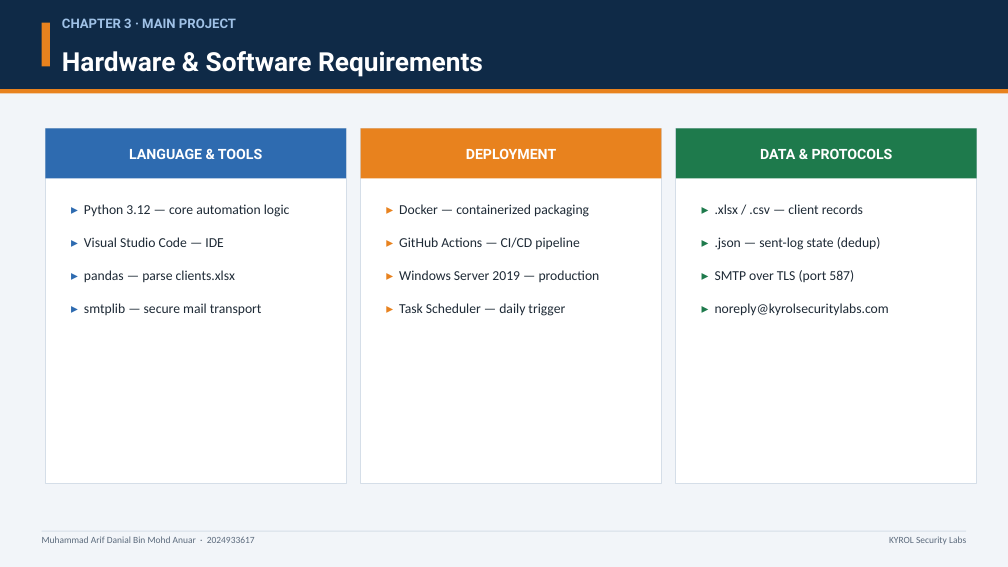
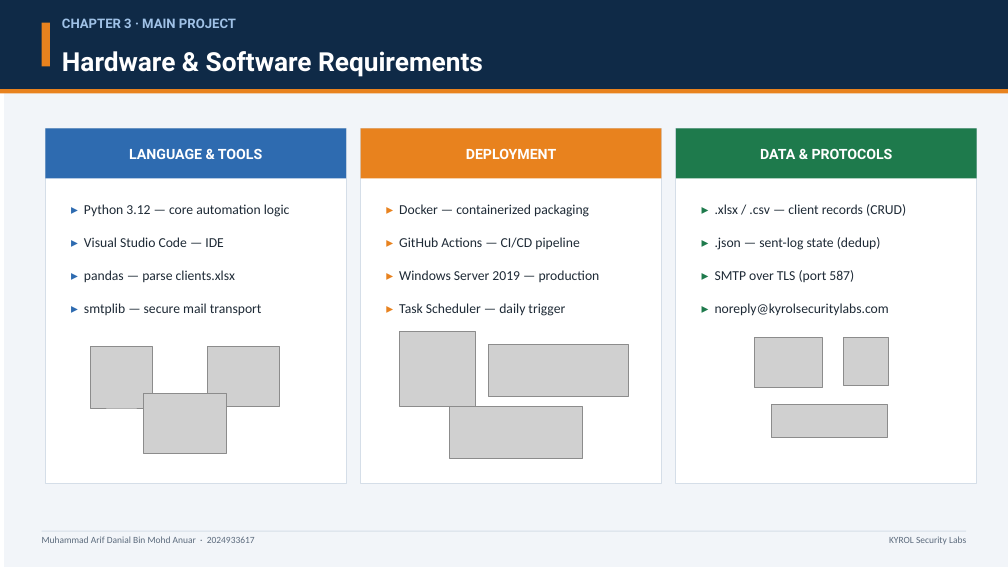
Before and after one commit to arfdnl/email-reminder-system, a slide deck: slide 8 of LI_Presentation_Arif_Danial.pptx. Drawn at 1008x567 pixels with LibreOffice and Linux fonts; fonts in the diff are those of the drawing; grey boxes stand for pictures. Boxes give left, top, right and bottom in pixels: in the first picture for what was removed or moved away, otherwise in the second. Text is boxed around its words. In the diff, an @@ line names an element or a change of style, - is before the commit and + after.

```diff
--- a/LI_Presentation_Arif_Danial.pptx
+++ b/LI_Presentation_Arif_Danial.pptx
@@ rectangle: place and size @@
-rectangle at bbox=[0, 0, 1008, 567]
+rectangle at bbox=[4, 0, 1008, 567]
@@ text at bbox=[715, 204, 906, 216]: text changed @@
-▸ .xlsx / .csv — client records
+▸ .xlsx / .csv — client records (CRUD)
@@ picture added at bbox=[91, 346, 152, 408] @@
@@ picture added at bbox=[207, 346, 279, 406] @@
@@ picture added at bbox=[400, 331, 476, 407] @@
@@ picture added at bbox=[488, 345, 628, 397] @@
@@ picture added at bbox=[755, 337, 823, 387] @@
@@ picture added at bbox=[844, 338, 889, 386] @@
@@ picture added at bbox=[144, 393, 226, 453] @@
@@ picture added at bbox=[450, 407, 582, 459] @@
@@ picture added at bbox=[772, 405, 888, 437] @@
```
Also in this commit, not shown: 6 other slides changed, 2 other files.
